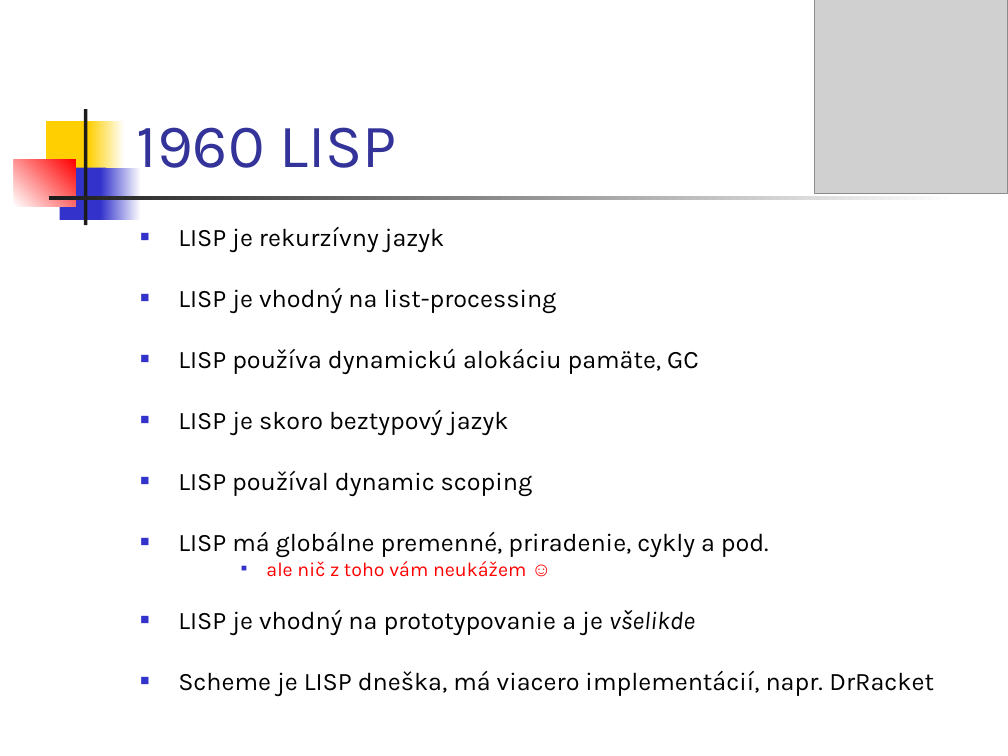
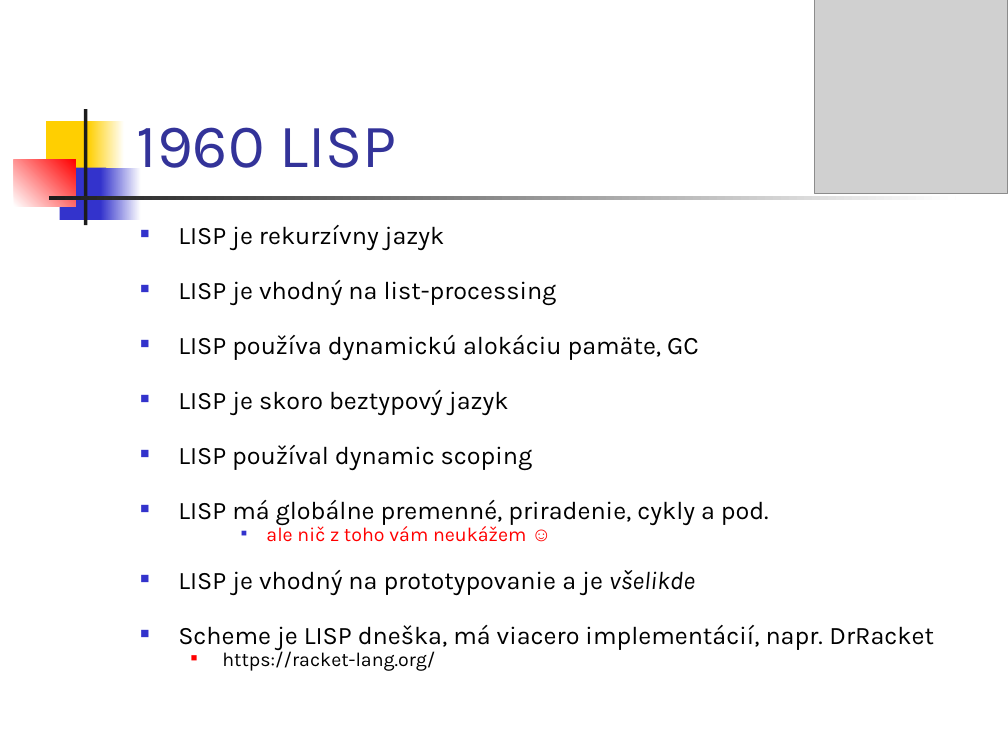
Before and after one commit to paradigmy/Prednasky, a slide deck: slide 8 of 06/funkcionalne1.ppt. Drawn at 1008x756 pixels with LibreOffice and Linux fonts; fonts in the diff are those of the drawing; grey boxes stand for pictures. Boxes give left, top, right and bottom in pixels: in the first picture for what was removed or moved away, otherwise in the second. Text is boxed around its words. In the diff, an @@ line names an element or a change of style, - is before the commit and + after.

```diff
--- a/06/funkcionalne1.ppt
+++ b/06/funkcionalne1.ppt
@@ text at [178, 225, 934, 650]: line spacing 0.8 to 0.7 @@
@@ text at [222, 648, 435, 671]: paragraph added @@
+  ■ https://racket-lang.org/
```
Also in this commit, not shown: 1 other slide changed, 5 other files.
